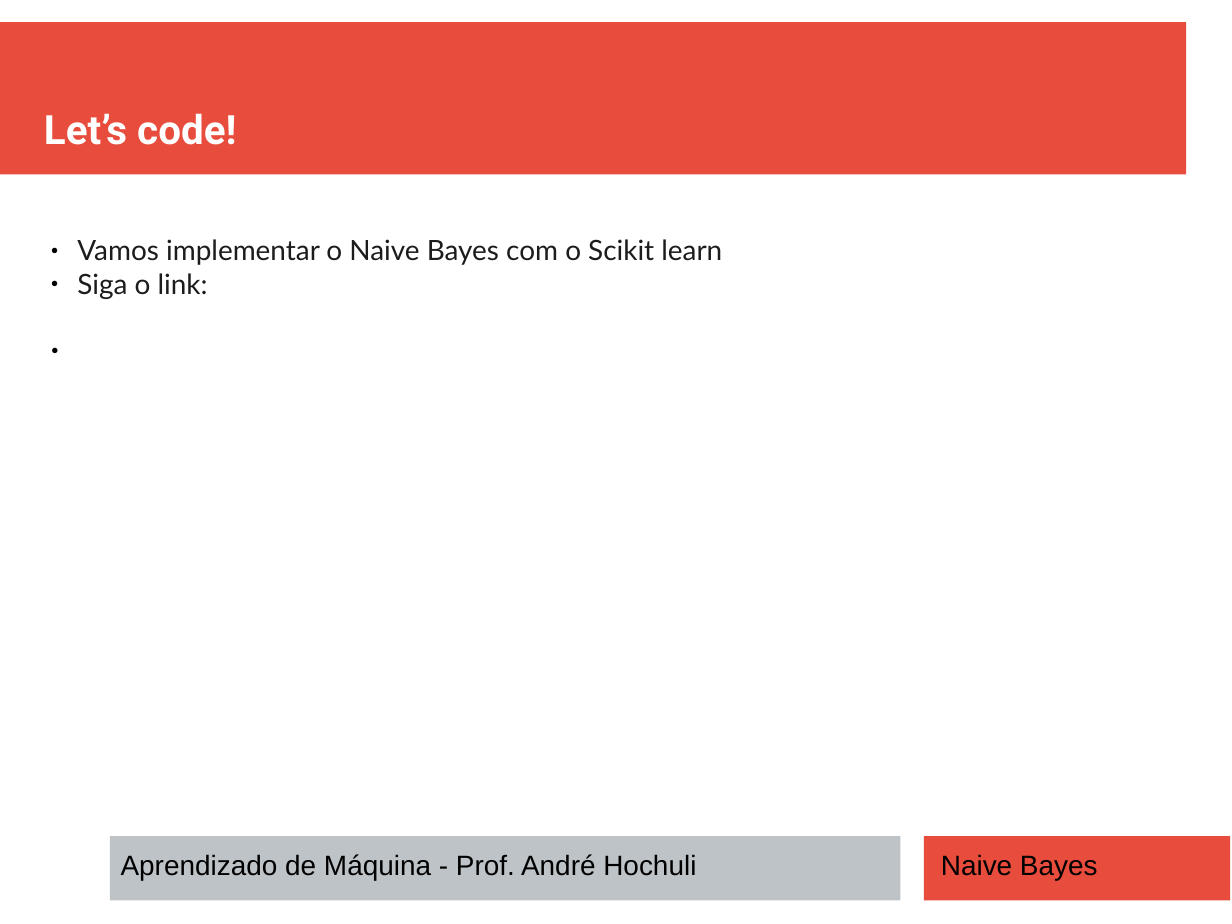
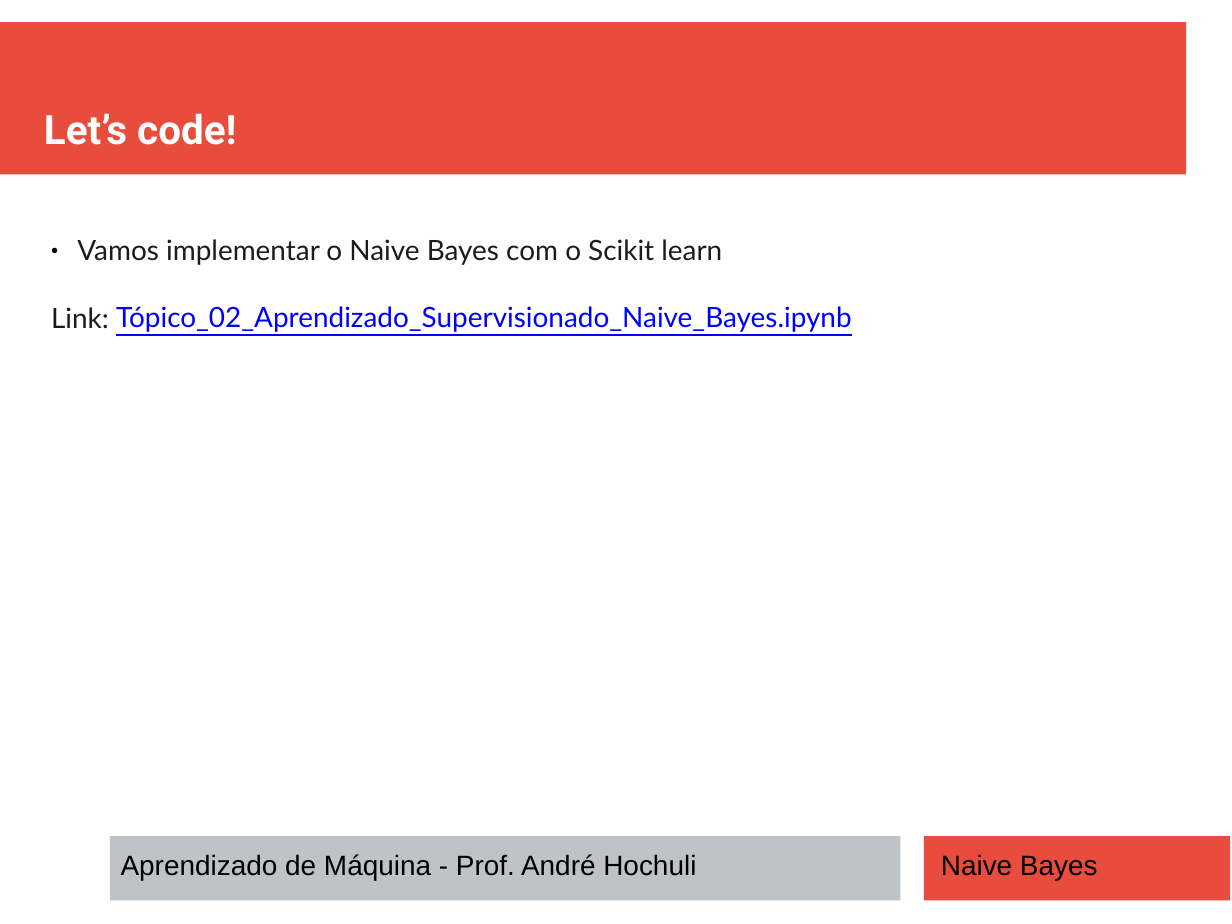
Before and after one commit to andrehochuli/teaching, a slide deck: slide 21 of AprendizadoMaquina/Tópico 02 - Aprendizado Supervisionado/NAIVE BAYES/Tópico 02 - Aprendizado-Supervisionado - Naive Bayes.pptx (slide 22 before the commit). Drawn at 1232x924 pixels with LibreOffice and Linux fonts; fonts in the diff are those of the drawing. Boxes give left, top, right and bottom in pixels: in the first picture for what was removed or moved away, otherwise in the second. Text is boxed around its words. In the diff, an @@ line names an element or a change of style, - is before the commit and + after.

Commit message:
Preparando Naive Bayes

```diff
--- a/AprendizadoMaquina/Tópico 02 - Aprendizado Supervisionado/NAIVE BAYES/Tópico 02 - Aprendizado-Supervisionado - Naive Bayes.pptx
+++ b/AprendizadoMaquina/Tópico 02 - Aprendizado Supervisionado/NAIVE BAYES/Tópico 02 - Aprendizado-Supervisionado - Naive Bayes.pptx
@@ text at (51,306,852,332): text changed; text colour #1C1C1C to #0000FF @@
-● Siga o link:
+Link: Tópico_02_Aprendizado_Supervisionado_Naive_Bayes.ipynb
```
Also in this commit, not shown: 1 other file.
